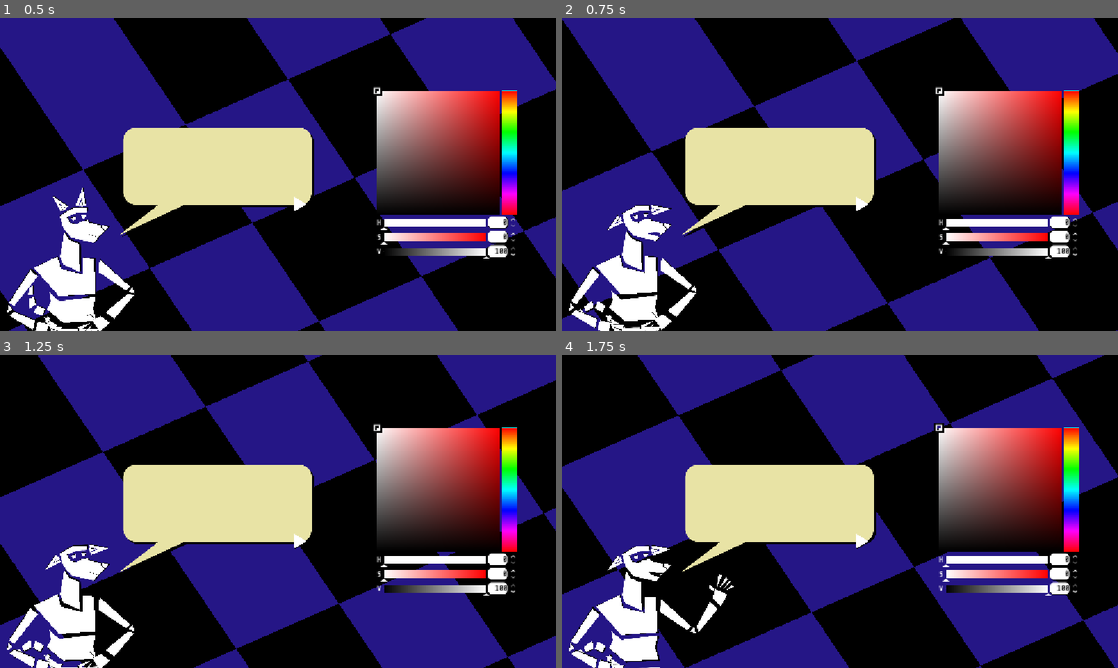
Above: before the commit, frames 1-4 (two rows, left to right).
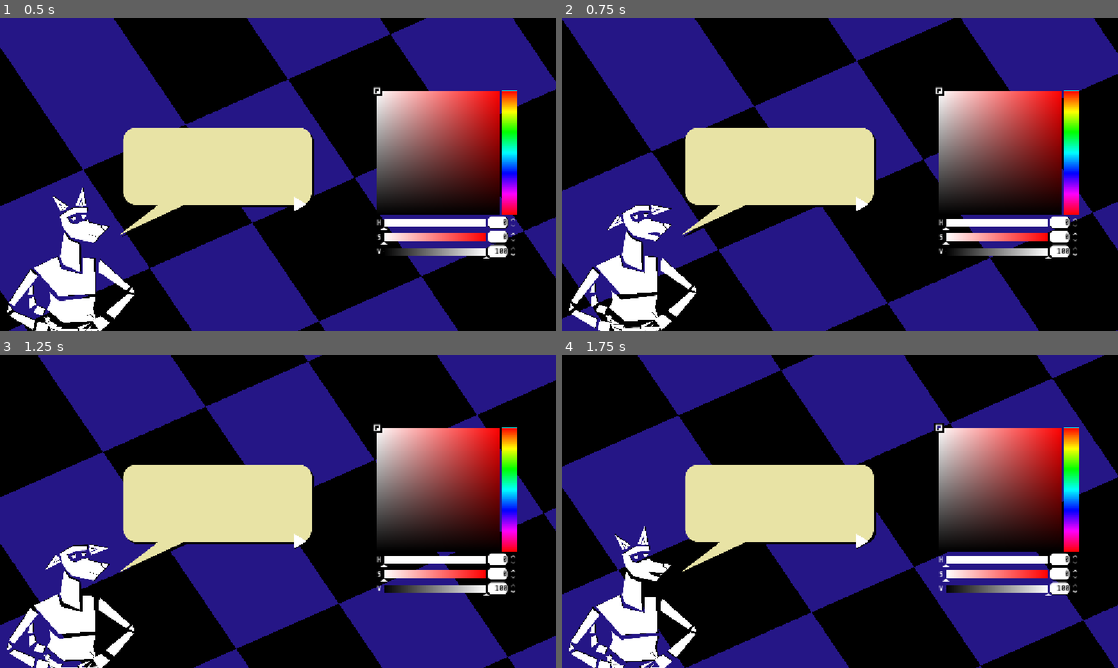
Above: after the commit, the same moments.

Repository: AlejandroCiuba/color-picker-game
Game: Godot game, scene res://scenes/levels/test.tscn
Two runs of this game, one before a commit and one after it. Both use one fixed random seed, a clock stepped at 60 frames per second and the inputs below. The project has no main scene, so this scene is started directly.
Inputs (mouse positions are in pixels of both pictures, inside the frame that each line leads up to):
- Up to frame 1 (0.5 s): no input
- Up to frame 2 (0.75 s): move the mouse to (962, 158) at 0.52 s; hold Right (ui_right) from 0.53 s (still down)
- Up to frame 3 (1.25 s): keep holding Right (ui_right)
- Up to frame 4 (1.75 s): move the mouse to (728, 527) at 1.27 s; release Right (ui_right) at 1.28 s; hold Left (ui_left) from 1.28 s (still down)

Frame 1 is identical in both runs. In frame 2, 0.1% of the frame differs, in the area x 2-9%, y 84-97%; in frame 3, 0.1%; in frame 4, 1.0%, in the area x 2-31%, y 54-100%.

Commit message:
Updated animations to be more modular

Diff:
--- a/scenes/ents/casper.tscn
+++ b/scenes/ents/casper.tscn
@@ -75,92 +75,103 @@
 tracks/4/type = "value"
 tracks/4/imported = false
 tracks/4/enabled = true
-tracks/4/path = NodePath("../Tail/Sprite2D:flip_v")
+tracks/4/path = NodePath("../Tail:rotation")
 tracks/4/interp = 1
 tracks/4/loop_wrap = true
 tracks/4/keys = {
 "times": PackedFloat32Array(0),
 "transitions": PackedFloat32Array(1),
-"update": 1,
-"values": [false]
+"update": 0,
+"values": [0.0]
 }
 tracks/5/type = "value"
 tracks/5/imported = false
 tracks/5/enabled = true
-tracks/5/path = NodePath("../Tail:rotation")
+tracks/5/path = NodePath("../Right:position")
 tracks/5/interp = 1
 tracks/5/loop_wrap = true
 tracks/5/keys = {
 "times": PackedFloat32Array(0),
 "transitions": PackedFloat32Array(1),
 "update": 0,
-"values": [0.0]
+"values": [Vector2(184.3753, -196.87535)]
 }
 tracks/6/type = "value"
 tracks/6/imported = false
 tracks/6/enabled = true
-tracks/6/path = NodePath("../Right:position")
+tracks/6/path = NodePath("../Right/Right Arm:position")
 tracks/6/interp = 1
 tracks/6/loop_wrap = true
 tracks/6/keys = {
 "times": PackedFloat32Array(0),
 "transitions": PackedFloat32Array(1),
 "update": 0,
-"values": [Vector2(184.3753, -196.87535)]
+"values": [Vector2(115.625206, 134.37524)]
 }
 tracks/7/type = "value"
 tracks/7/imported = false
 tracks/7/enabled = true
-tracks/7/path = NodePath("../Right/Right Arm:position")
+tracks/7/path = NodePath("../Right/Right Arm/Sprite2D:texture")
 tracks/7/interp = 1
 tracks/7/loop_wrap = true
 tracks/7/keys = {
 "times": PackedFloat32Array(0),
 "transitions": PackedFloat32Array(1),
-"update": 0,
-"values": [Vector2(115.625206, 134.37524)]
+"update": 1,
+"values": [ExtResource("7_hknbw")]
 }
 tracks/8/type = "value"
 tracks/8/imported = false
 tracks/8/enabled = true
-tracks/8/path = NodePath("../Right/Right Arm/Sprite2D:texture")
+tracks/8/path = NodePath("../Right/Right Hand:position")
 tracks/8/interp = 1
 tracks/8/loop_wrap = true
 tracks/8/keys = {
 "times": PackedFloat32Array(0),
 "transitions": PackedFloat32Array(1),
-"update": 1,
-"values": [ExtResource("7_hknbw")]
+"update": 0,
+"values": [Vector2(-34.37506, 375.00067)]
 }
 tracks/9/type = "value"
 tracks/9/imported = false
 tracks/9/enabled = true
-tracks/9/path = NodePath("../Right/Right Hand:position")
+tracks/9/path = NodePath("../Right/Right Hand/Sprite2D:texture")
 tracks/9/interp = 1
 tracks/9/loop_wrap = true
 tracks/9/keys = {
 "times": PackedFloat32Array(0),
 "transitions": PackedFloat32Array(1),
-"update": 0,
-"values": [Vector2(-34.37506, 375.00067)]
+"update": 1,
+"values": [ExtResource("8_ml8nj")]
 }
 tracks/10/type = "value"
 tracks/10/imported = false
 tracks/10/enabled = true
-tracks/10/path = NodePath("../Right/Right Hand/Sprite2D:texture")
+tracks/10/path = NodePath("../Tail/Sprite2D:flip_v")
 tracks/10/interp = 1
 tracks/10/loop_wrap = true
 tracks/10/keys = {
 "times": PackedFloat32Array(0),
 "transitions": PackedFloat32Array(1),
 "update": 1,
-"values": [ExtResource("8_ml8nj")]
-}
-
-[sub_resource type="Animation" id="Animation_cksmp"]
-resource_name = "sad"
+"values": [false]
+}
+tracks/11/type = "value"
+tracks/11/imported = false
+tracks/11/enabled = true
+tracks/11/path = NodePath("../Head/Snout:position")
+tracks/11/interp = 1
+tracks/11/loop_wrap = true
+tracks/11/keys = {
+"times": PackedFloat32Array(0),
+"transitions": PackedFloat32Array(1),
+"update": 0,
+"values": [Vector2(89.374466, -69.62549)]
+}
+
+[sub_resource type="Animation" id="Animation_of1fw"]
+resource_name = "happy"
 length = 0.001
-loop_mode = 1
 tracks/0/type = "value"
 tracks/0/imported = false
 tracks/0/enabled = true
@@ -171,7 +182,7 @@
 "times": PackedFloat32Array(0),
 "transitions": PackedFloat32Array(1),
 "update": 0,
-"values": [Vector2(37.50007, -106.25026)]
+"values": [Vector2(-12.500021, -237.50044)]
 }
 tracks/1/type = "value"
 tracks/1/imported = false
@@ -183,72 +194,46 @@
 "times": PackedFloat32Array(0),
 "transitions": PackedFloat32Array(1),
 "update": 0,
-"values": [ExtResource("4_qlwn6")]
-}
-tracks/2/type = "value"
-tracks/2/imported = false
-tracks/2/enabled = true
-tracks/2/path = NodePath("../Head/Snout/Sprite2D:texture")
-tracks/2/interp = 1
-tracks/2/loop_wrap = true
-tracks/2/keys = {
-"times": PackedFloat32Array(0),
-"transitions": PackedFloat32Array(1),
-"update": 0,
-"values": [ExtResource("17_qlwn6")]
+"values": [ExtResource("1_r16ys")]
+}
+tracks/2/type = "value"
+tracks/2/imported = false
+tracks/2/enabled = true
+tracks/2/path = NodePath("../Head/Snout:position")
+tracks/2/interp = 1
+tracks/2/loop_wrap = true
+tracks/2/keys = {
+"times": PackedFloat32Array(0),
+"transitions": PackedFloat32Array(1),
+"update": 0,
+"values": [Vector2(89.374466, -69.62549)]
 }
 tracks/3/type = "value"
 tracks/3/imported = false
 tracks/3/enabled = true
-tracks/3/path = NodePath("../Tail/Sprite2D:flip_v")
+tracks/3/path = NodePath("../Head/Snout/Sprite2D:texture")
 tracks/3/interp = 1
 tracks/3/loop_wrap = true
 tracks/3/keys = {
 "times": PackedFloat32Array(0),
 "transitions": PackedFloat32Array(1),
-"update": 1,
-"values": [true]
-}
-tracks/4/type = "value"
-tracks/4/imported = false
-tracks/4/enabled = true
-tracks/4/path = NodePath("../Tail:position")
-tracks/4/interp = 1
-tracks/4/loop_wrap = true
-tracks/4/keys = {
-"times": PackedFloat32Array(0),
-"transitions": PackedFloat32Array(1),
-"update": 0,
-"values": [Vector2(-303.12552, 178.1253)]
-}
-tracks/5/type = "value"
-tracks/5/imported = false
-tracks/5/enabled = true
-tracks/5/path = NodePath("../Tail:rotation")
-tracks/5/interp = 1
-tracks/5/loop_wrap = true
-tracks/5/keys = {
-"times": PackedFloat32Array(0),
-"transitions": PackedFloat32Array(1),
-"update": 0,
-"values": [0.8624633]
-}
-
-[sub_resource type="Animation" id="Animation_qlwn6"]
-resource_name = "talk-happy"
-length = 0.4
-loop_mode = 1
-tracks/0/type = "value"
-tracks/0/imported = false
-tracks/0/enabled = true
-tracks/0/path = NodePath("../Head/Snout/Sprite2D:texture")
-tracks/0/interp = 1
-tracks/0/loop_wrap = true
-tracks/0/keys = {
-"times": PackedFloat32Array(0, 0.2),
-"transitions": PackedFloat32Array(1, 1),
-"update": 0,
-"values": [ExtResource("2_q623v"), ExtResource("16_1kj6b")]
+"update": 0,
+"values": [ExtResource("2_q623v")]
+}
+
+[sub_resource type="Animation" id="Animation_m3y76"]
+resource_name = "lowered-hand"
+tracks/0/type = "value"
+tracks/0/imported = false
+tracks/0/enabled = true
+tracks/0/path = NodePath("../Right:position")
+tracks/0/interp = 1
+tracks/0/loop_wrap = true
+tracks/0/keys = {
+"times": PackedFloat32Array(0),
+"transitions": PackedFloat32Array(1),
+"update": 0,
+"values": [Vector2(184.3753, -196.87535)]
 }
 tracks/1/type = "value"
 tracks/1/imported = false
@@ -260,7 +245,7 @@
 "times": PackedFloat32Array(0),
 "transitions": PackedFloat32Array(1),
 "update": 0,
-"values": [Vector2(184.37534, 59.375114)]
+"values": [Vector2(115.625206, 134.37524)]
 }
 tracks/2/type = "value"
 tracks/2/imported = false
@@ -272,7 +257,7 @@
 "times": PackedFloat32Array(0),
 "transitions": PackedFloat32Array(1),
 "update": 1,
-"values": [ExtResource("19_atu50")]
+"values": [ExtResource("7_hknbw")]
 }
 tracks/3/type = "value"
 tracks/3/imported = false
@@ -284,7 +269,7 @@
 "times": PackedFloat32Array(0),
 "transitions": PackedFloat32Array(1),
 "update": 0,
-"values": [Vector2(393.7507, -112.50018)]
+"values": [Vector2(-34.37506, 375.00067)]
 }
 tracks/4/type = "value"
 tracks/4/imported = false
@@ -296,7 +281,232 @@
 "times": PackedFloat32Array(0),
 "transitions": PackedFloat32Array(1),
 "update": 1,
+"values": [ExtResource("8_ml8nj")]
+}
+
+[sub_resource type="Animation" id="Animation_gdt0p"]
+resource_name = "raised hand"
+length = 0.001
+tracks/0/type = "value"
+tracks/0/imported = false
+tracks/0/enabled = true
+tracks/0/path = NodePath("../Right:position")
+tracks/0/interp = 1
+tracks/0/loop_wrap = true
+tracks/0/keys = {
+"times": PackedFloat32Array(0),
+"transitions": PackedFloat32Array(1),
+"update": 0,
+"values": [Vector2(184.3753, -196.87535)]
+}
+tracks/1/type = "value"
+tracks/1/imported = false
+tracks/1/enabled = true
+tracks/1/path = NodePath("../Right/Right Arm:position")
+tracks/1/interp = 1
+tracks/1/loop_wrap = true
+tracks/1/keys = {
+"times": PackedFloat32Array(0),
+"transitions": PackedFloat32Array(1),
+"update": 0,
+"values": [Vector2(184.37534, 59.375114)]
+}
+tracks/2/type = "value"
+tracks/2/imported = false
+tracks/2/enabled = true
+tracks/2/path = NodePath("../Right/Right Arm/Sprite2D:texture")
+tracks/2/interp = 1
+tracks/2/loop_wrap = true
+tracks/2/keys = {
+"times": PackedFloat32Array(0),
+"transitions": PackedFloat32Array(1),
+"update": 1,
+"values": [ExtResource("19_atu50")]
+}
+tracks/3/type = "value"
+tracks/3/imported = false
+tracks/3/enabled = true
+tracks/3/path = NodePath("../Right/Right Hand:position")
+tracks/3/interp = 1
+tracks/3/loop_wrap = true
+tracks/3/keys = {
+"times": PackedFloat32Array(0),
+"transitions": PackedFloat32Array(1),
+"update": 0,
+"values": [Vector2(393.7507, -112.50018)]
+}
+tracks/4/type = "value"
+tracks/4/imported = false
+tracks/4/enabled = true
+tracks/4/path = NodePath("../Right/Right Hand/Sprite2D:texture")
+tracks/4/interp = 1
+tracks/4/loop_wrap = true
+tracks/4/keys = {
+"times": PackedFloat32Array(0),
+"transitions": PackedFloat32Array(1),
+"update": 1,
 "values": [ExtResource("20_gdt0p")]
+}
+
+[sub_resource type="Animation" id="Animation_xos2f"]
+resource_name = "sad"
+length = 0.001
+tracks/0/type = "value"
+tracks/0/imported = false
+tracks/0/enabled = true
+tracks/0/path = NodePath("../Head/Ears:position")
+tracks/0/interp = 1
+tracks/0/loop_wrap = true
+tracks/0/keys = {
+"times": PackedFloat32Array(0),
+"transitions": PackedFloat32Array(1),
+"update": 0,
+"values": [Vector2(37.50007, -106.25026)]
+}
+tracks/1/type = "value"
+tracks/1/imported = false
+tracks/1/enabled = true
+tracks/1/path = NodePath("../Head/Ears/Sprite2D:texture")
+tracks/1/interp = 1
+tracks/1/loop_wrap = true
+tracks/1/keys = {
+"times": PackedFloat32Array(0),
+"transitions": PackedFloat32Array(1),
+"update": 0,
+"values": [ExtResource("4_qlwn6")]
+}
+tracks/2/type = "value"
+tracks/2/imported = false
+tracks/2/enabled = true
+tracks/2/path = NodePath("../Head/Snout/Sprite2D:texture")
+tracks/2/interp = 1
+tracks/2/loop_wrap = true
+tracks/2/keys = {
+"times": PackedFloat32Array(0),
+"transitions": PackedFloat32Array(1),
+"update": 0,
+"values": [ExtResource("16_1kj6b")]
+}
+
+[sub_resource type="Animation" id="Animation_cksmp"]
+resource_name = "sad"
+length = 0.001
+loop_mode = 1
+tracks/0/type = "value"
+tracks/0/imported = false
+tracks/0/enabled = true
+tracks/0/path = NodePath("../Tail:position")
+tracks/0/interp = 1
+tracks/0/loop_wrap = true
+tracks/0/keys = {
+"times": PackedFloat32Array(0),
+"transitions": PackedFloat32Array(1),
+"update": 0,
+"values": [Vector2(-303.126, 170)]
+}
+tracks/1/type = "value"
+tracks/1/imported = false
+tracks/1/enabled = true
+tracks/1/path = NodePath("../Tail:rotation")
+tracks/1/interp = 1
+tracks/1/loop_wrap = true
+tracks/1/keys = {
+"times": PackedFloat32Array(0),
+"transitions": PackedFloat32Array(1),
+"update": 0,
+"values": [0.8624633]
+}
+tracks/2/type = "value"
+tracks/2/imported = false
+tracks/2/enabled = true
+tracks/2/path = NodePath("../Tail/Sprite2D:flip_v")
+tracks/2/interp = 1
+tracks/2/loop_wrap = true
+tracks/2/keys = {
+"times": PackedFloat32Array(0),
+"transitions": PackedFloat32Array(1),
+"update": 1,
+"values": [true]
+}
+
+[sub_resource type="Animation" id="Animation_jcvoq"]
+resource_name = "tail-up"
+tracks/0/type = "value"
+tracks/0/imported = false
+tracks/0/enabled = true
+tracks/0/path = NodePath("../Tail:position")
+tracks/0/interp = 1
+tracks/0/loop_wrap = true
+tracks/0/keys = {
+"times": PackedFloat32Array(0),
+"transitions": PackedFloat32Array(1),
+"update": 0,
+"values": [Vector2(-175.0003, 84.37515)]
+}
+tracks/1/type = "value"
+tracks/1/imported = false
+tracks/1/enabled = true
+tracks/1/path = NodePath("../Tail/Sprite2D:flip_v")
+tracks/1/interp = 1
+tracks/1/loop_wrap = true
+tracks/1/keys = {
+"times": PackedFloat32Array(0),
+"transitions": PackedFloat32Array(1),
+"update": 1,
+"values": [false]
+}
+tracks/2/type = "value"
+tracks/2/imported = false
+tracks/2/enabled = true
+tracks/2/path = NodePath("../Tail:rotation")
+tracks/2/interp = 1
+tracks/2/loop_wrap = true
+tracks/2/keys = {
+"times": PackedFloat32Array(0),
+"transitions": PackedFloat32Array(1),
+"update": 0,
+"values": [0.0]
+}
+
+[sub_resource type="Animation" id="Animation_qlwn6"]
+resource_name = "talk-happy"
+length = 0.4
+loop_mode = 1
+tracks/0/type = "value"
+tracks/0/imported = false
+tracks/0/enabled = true
+tracks/0/path = NodePath("../Head/Snout/Sprite2D:texture")
+tracks/0/interp = 1
+tracks/0/loop_wrap = true
+tracks/0/keys = {
+"times": PackedFloat32Array(0, 0.2),
+"transitions": PackedFloat32Array(1, 1),
+"update": 0,
+"values": [ExtResource("2_q623v"), ExtResource("16_1kj6b")]
+}
+tracks/1/type = "value"
+tracks/1/imported = false
+tracks/1/enabled = true
+tracks/1/path = NodePath("../Head/Ears:position")
+tracks/1/interp = 1
+tracks/1/loop_wrap = true
+tracks/1/keys = {
+"times": PackedFloat32Array(0),
+"transitions": PackedFloat32Array(1),
+"update": 0,
+"values": [Vector2(-12.500021, -237.50044)]
+}
+tracks/2/type = "value"
+tracks/2/imported = false
+tracks/2/enabled = true
+tracks/2/path = NodePath("../Head/Ears/Sprite2D:texture")
+tracks/2/interp = 1
+tracks/2/loop_wrap = true
+tracks/2/keys = {
+"times": PackedFloat32Array(0),
+"transitions": PackedFloat32Array(1),
+"update": 0,
+"values": [ExtResource("1_r16ys")]
 }
 
 [sub_resource type="Animation" id="Animation_ysklb"]
@@ -339,47 +549,16 @@
 "update": 0,
 "values": [ExtResource("17_qlwn6"), ExtResource("16_1kj6b")]
 }
-tracks/3/type = "value"
-tracks/3/imported = false
-tracks/3/enabled = true
-tracks/3/path = NodePath("../Tail/Sprite2D:flip_v")
-tracks/3/interp = 1
-tracks/3/loop_wrap = true
-tracks/3/keys = {
-"times": PackedFloat32Array(0),
-"transitions": PackedFloat32Array(1),
-"update": 1,
-"values": [true]
-}
-tracks/4/type = "value"
-tracks/4/imported = false
-tracks/4/enabled = true
-tracks/4/path = NodePath("../Tail:position")
-tracks/4/interp = 1
-tracks/4/loop_wrap = true
-tracks/4/keys = {
-"times": PackedFloat32Array(0),
-"transitions": PackedFloat32Array(1),
-"update": 0,
-"values": [Vector2(-303.12552, 178.1253)]
-}
-tracks/5/type = "value"
-tracks/5/imported = false
-tracks/5/enabled = true
-tracks/5/path = NodePath("../Tail:rotation")
-tracks/5/interp = 1
-tracks/5/loop_wrap = true
-tracks/5/keys = {
-"times": PackedFloat32Array(0),
-"transitions": PackedFloat32Array(1),
-"update": 0,
-"values": [0.8624633]
-}
 
 [sub_resource type="AnimationLibrary" id="AnimationLibrary_3qkoq"]
 _data = {
 &"RESET": SubResource("Animation_vmiod"),
-&"sad": SubResource("Animation_cksmp"),
+&"happy": SubResource("Animation_of1fw"),
+&"lowered-hand": SubResource("Animation_m3y76"),
+&"raised-hand": SubResource("Animation_gdt0p"),
+&"sad": SubResource("Animation_xos2f"),
+&"tail-down": SubResource("Animation_cksmp"),
+&"tail-up": SubResource("Animation_jcvoq"),
 &"talk-happy": SubResource("Animation_qlwn6"),
 &"talk-sad": SubResource("Animation_ysklb")
 }
